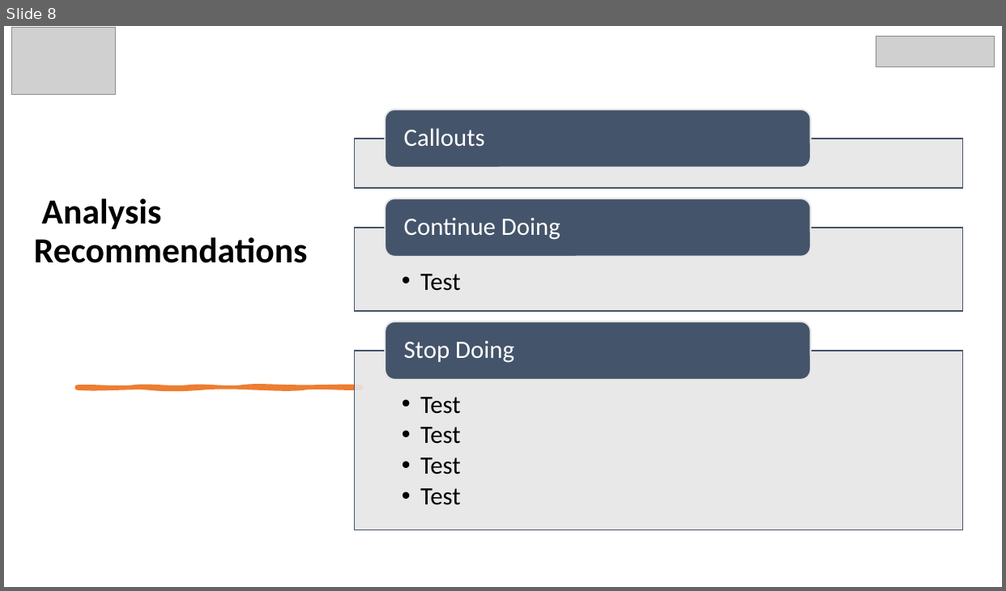
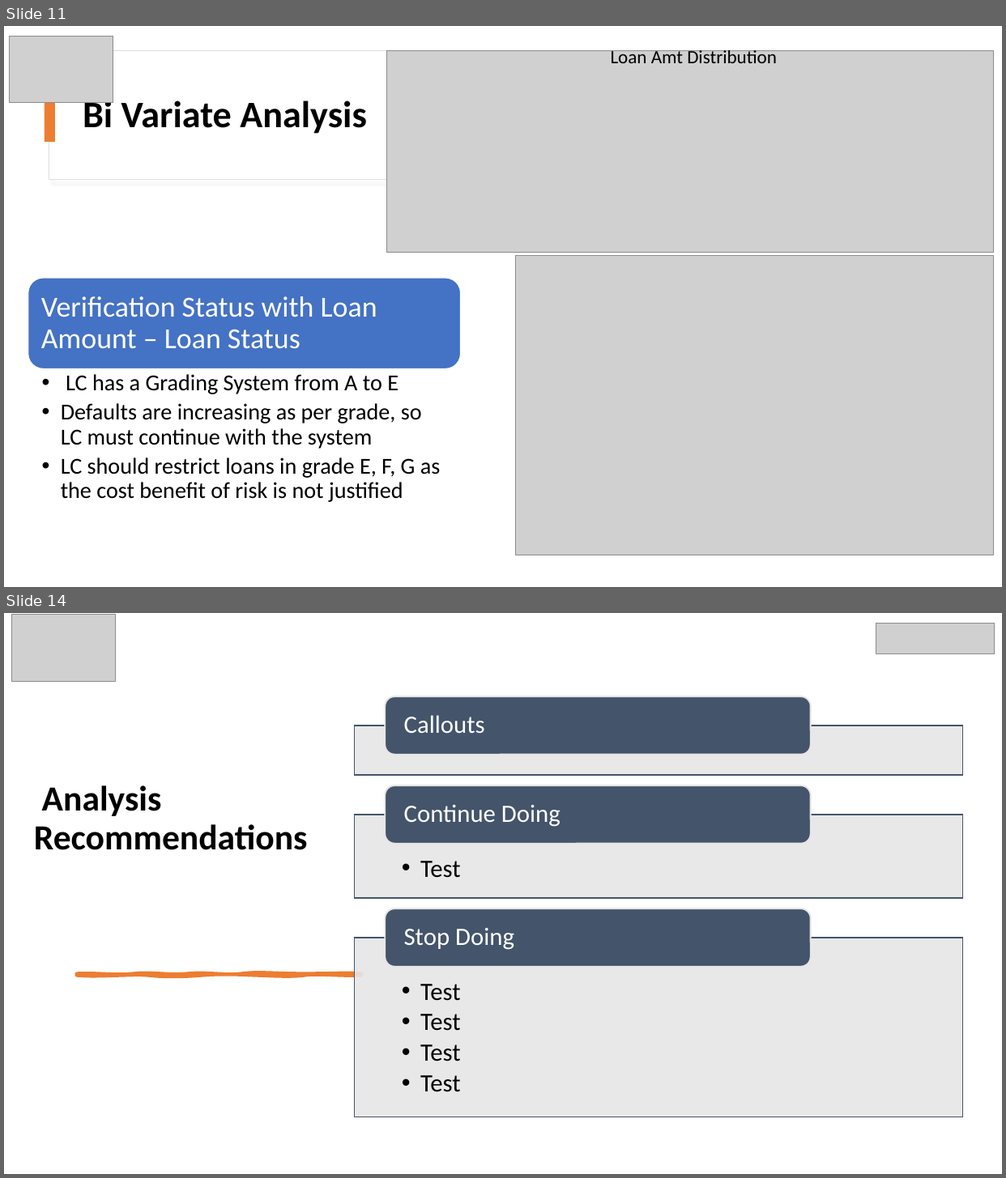
Before and after one commit to rramchan12/Lending-Club-EDA-CaseStudy, a slide deck: LendingClubCaseStudy.pptx. Shown one above the other, each under a label of ours: slide 8 before the commit, slides 11 and 14 after it; the slides between them are not shown. The pictures are 1006x591 and 1006x1178 pixels, drawn with LibreOffice and Linux fonts; fonts in the diff are those of the drawing; grey boxes stand for pictures; background and template pictures are left out. Boxes give left, top, right and bottom in pixels: in the first picture for what was removed or moved away, otherwise in the second. Text is boxed around its words. In the diff, an @@ line names an element or a change of style, - is before the commit and + after.

```diff
--- a/LendingClubCaseStudy.pptx
+++ b/LendingClubCaseStudy.pptx
@@ slide 11 added at box(4, 26, 1002, 587), background #FFFFFF @@
@@ picture added at box(9, 36, 113, 102) @@
@@ text added at box(611, 47, 777, 63), 18 pt, text #000000 @@
+Loan Amt Distribution
@@ rectangle added at box(49, 50, 957, 179), fill #FFFFFF, outline #DEDEDE 1 pt @@
@@ picture added at box(386, 50, 993, 252) @@
@@ rectangle added at box(44, 89, 55, 143), fill #ED7D31 @@
@@ title added at box(83, 101, 366, 136), 36 pt, text #000000, bold @@
+Bi Variate Analysis
@@ picture added at box(515, 256, 994, 555) @@
@@ rounded rectangle added at box(28, 278, 461, 369), fill #4472C4, outline #FFFFFF 1 pt @@
@@ text added at box(41, 297, 377, 349), 28 pt, text #FFFFFF @@
+Verification Status with Loan Amount – Loan Status
@@ text added at box(61, 374, 441, 502), 22 pt, text #000000 @@
+  • LC has a Grading System from A to E
+  • Defaults are increasing as per grade, so LC must continue with the system
+  • LC should restrict loans in grade E, F, G as the cost benefit of risk is not justified
@@ what was slide 8 is now slide 14 @@
```
Also in this commit, not shown: 6 other slides added, 1 slide removed, 1 other file.
